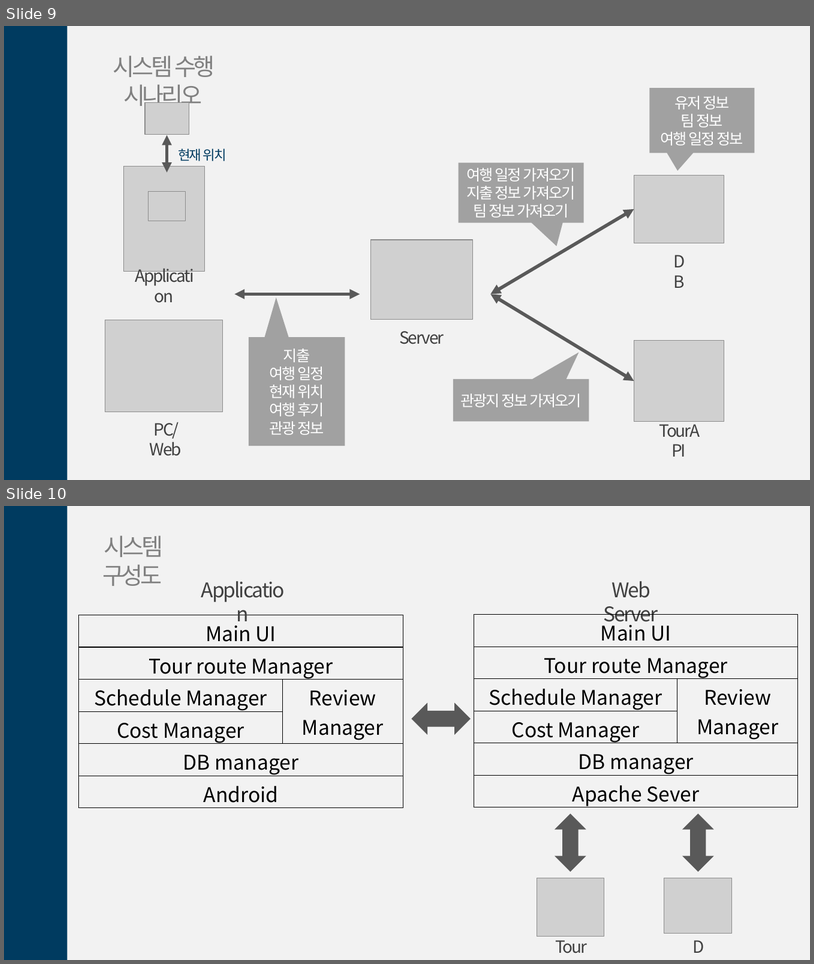
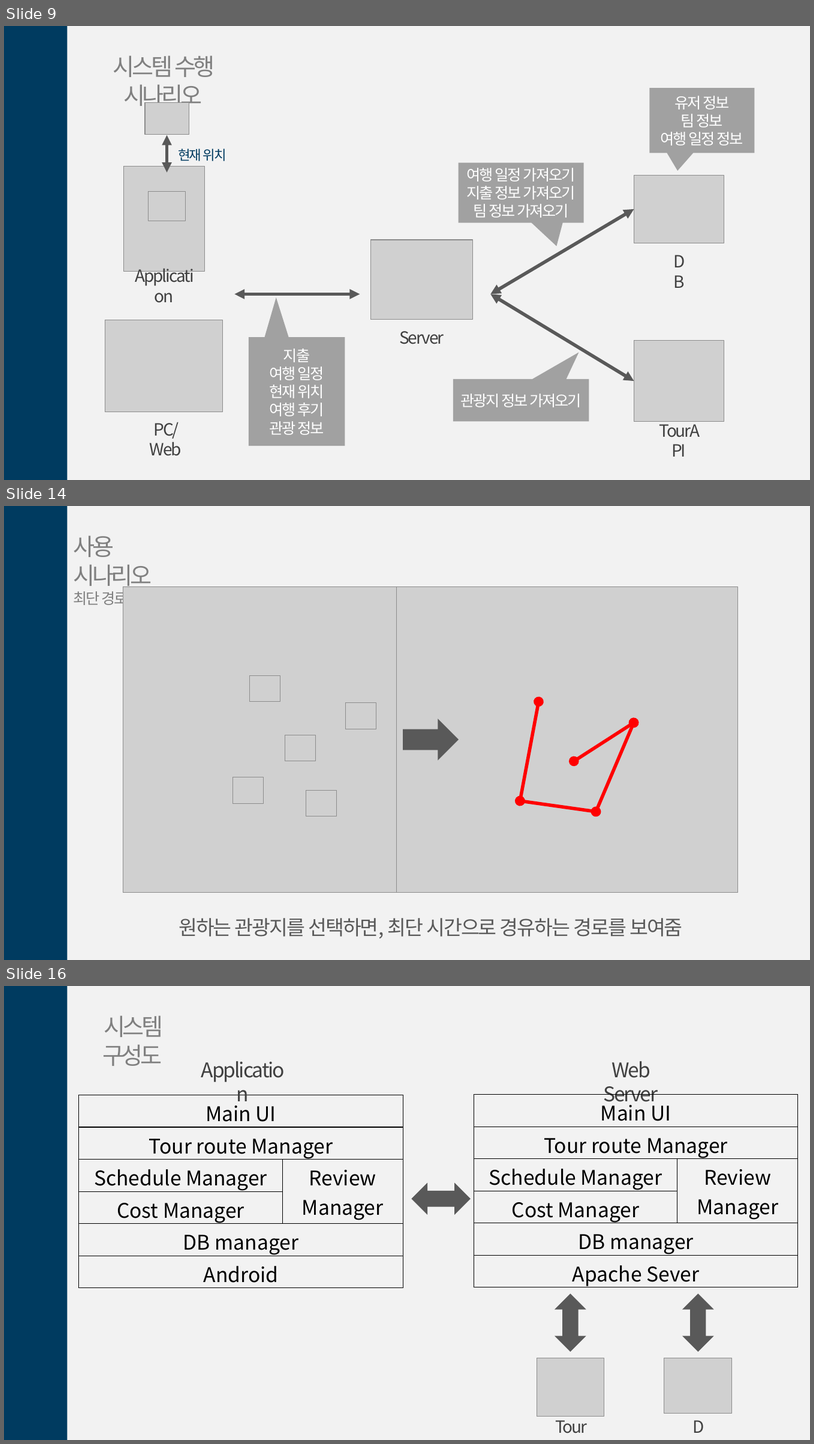
Before and after one commit to gmlrud1211/project, a slide deck: document/설계서.pptx. Shown one above the other, each under a label of ours: slides 9 and 10 before the commit, slides 9, 14 and 16 after it; the slides between them are not shown. The pictures are 814x964 and 814x1444 pixels, drawn with LibreOffice and Linux fonts; fonts in the diff are those of the drawing; grey boxes stand for pictures. Boxes give left, top, right and bottom in pixels: in the first picture for what was removed or moved away, otherwise in the second. Text is boxed around its words. In the diff, an @@ line names an element or a change of style, - is before the commit and + after.

```diff
--- a/document/설계서.pptx
+++ b/document/설계서.pptx
@@ slide 14 added at box(4, 506, 810, 960), background #F2F2F2 @@
@@ rectangle added at box(4, 506, 68, 960), fill #003B60 @@
@@ text added at box(73, 535, 156, 608), 28 pt, text #808080 @@
+사용 시나리오
+최단 경로 추천
@@ picture added at box(123, 586, 465, 892) @@
@@ picture added at box(396, 586, 738, 892) @@
@@ picture added at box(250, 675, 281, 702) @@
@@ picture added at box(346, 703, 376, 729) @@
@@ double arrow added from (521, 801) to (539, 702), #FF0000 4 pt @@
@@ right arrow added at box(403, 718, 459, 760), fill #595959 @@
@@ picture added at box(285, 735, 315, 761) @@
@@ double arrow added from (575, 761) to (635, 723), #FF0000 4 pt @@
@@ double arrow added from (596, 811) to (635, 723), #FF0000 4 pt @@
@@ picture added at box(233, 777, 264, 803) @@
@@ picture added at box(306, 790, 336, 816) @@
@@ double arrow added from (521, 801) to (596, 811), #FF0000 4 pt @@
@@ text added at box(179, 918, 683, 938), 24 pt, text #595959 @@
+원하는 관광지를 선택하면, 최단 시간으로 경유하는 경로를 보여줌
@@ what was slide 10 is now slide 16 @@
```
Also in this commit, not shown: 3 slides changed, 6 other slides added.
